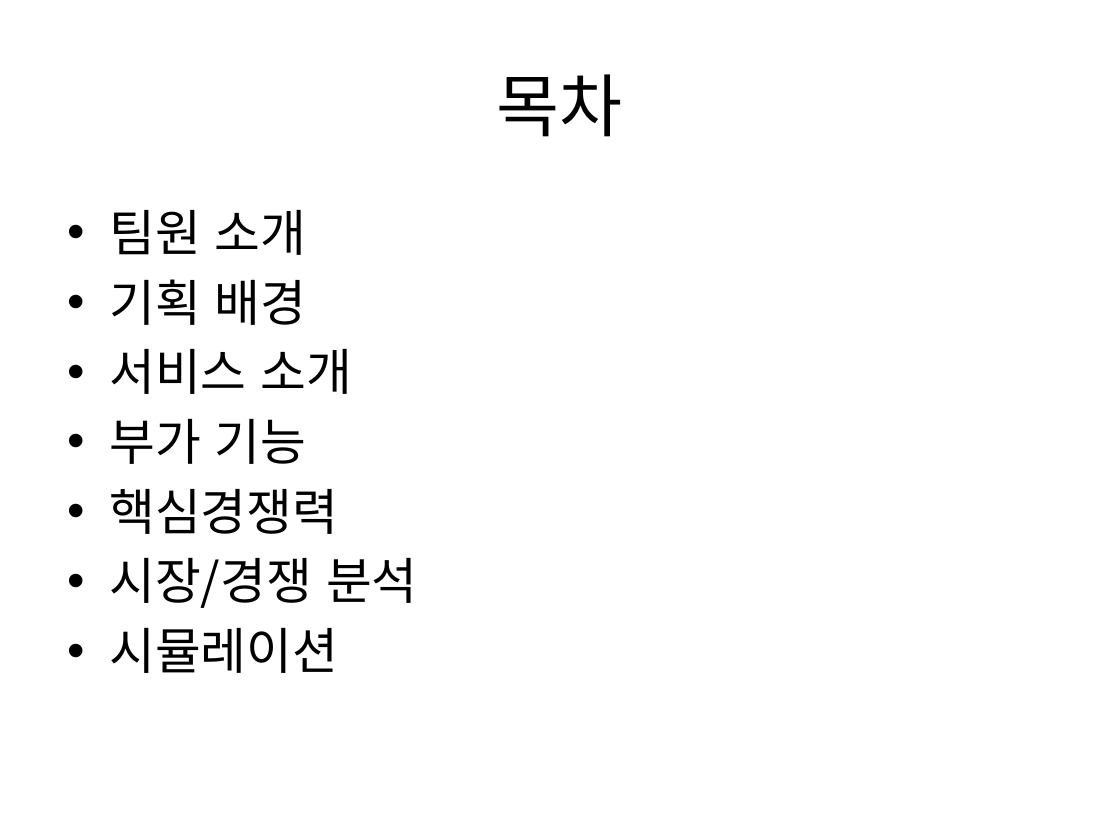
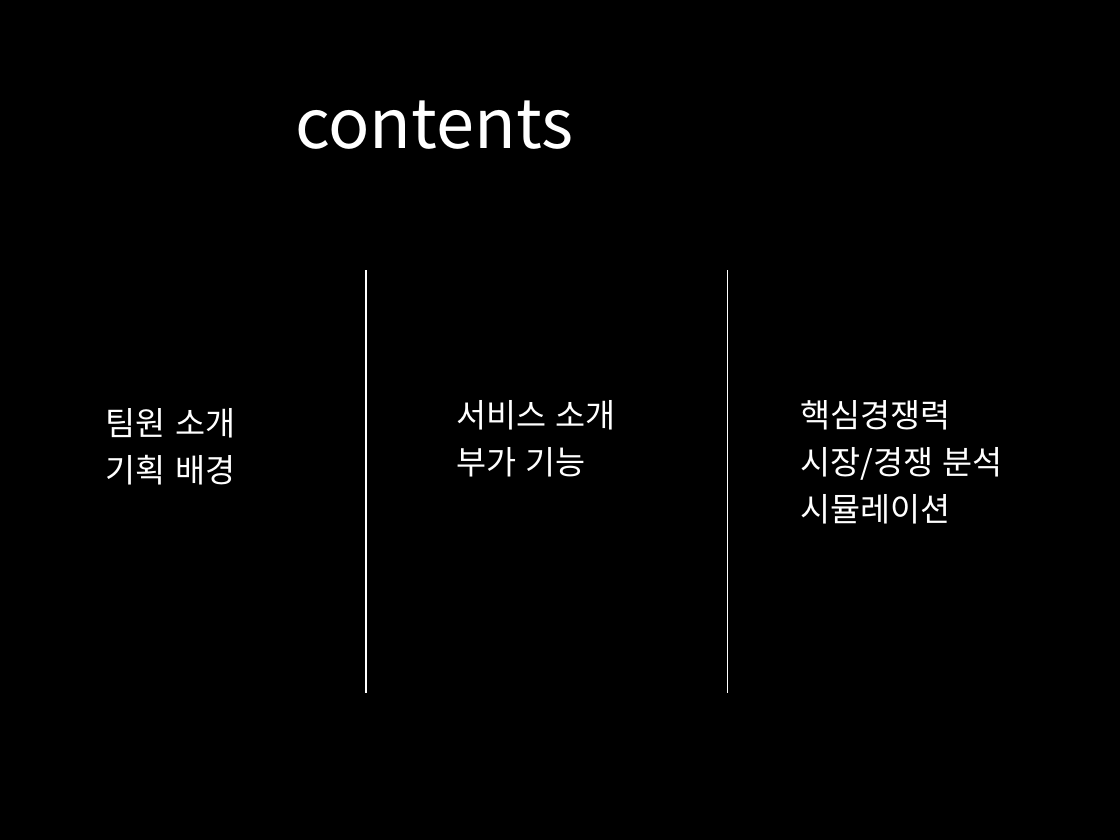
Before and after one commit to pasongsj/ideatone, a slide deck: slide 3 of ideatoneppt.pptx. Drawn at 1120x840 pixels with LibreOffice and Linux fonts; fonts in the diff are those of the drawing. Boxes give left, top, right and bottom in pixels: in the first picture for what was removed or moved away, otherwise in the second. Text is boxed around its words. In the diff, an @@ line names an element or a change of style, - is before the commit and + after.

```diff
--- a/ideatoneppt.pptx
+++ b/ideatoneppt.pptx
@@ background #FFFFFF to #000000 @@
@@ title removed at box(497, 74, 623, 137) @@
-목차
@@ title added at box(295, 100, 573, 149), 44 pt, text #FFFFFF @@
+contents
@@ line added from (366, 270) to (366, 693), #FFFFFF 1 pt @@
@@ line added from (728, 270) to (728, 693), #FFFFFF 1 pt @@
@@ text "팀원 소개": place and size @@
-text "팀원 소개" at box(109, 210, 418, 673)
+text "팀원 소개" at box(106, 408, 235, 485)
@@ text "팀원 소개" at box(106, 408, 235, 485): size 32 to 21 pt, text colour #000000 to #FFFFFF; bullet • to none; line spacing 1 to 0.9; more space between paragraphs; vertical alignment top to middle @@
@@ text at box(109, 349, 418, 673): paragraphs removed @@
-• 서비스 소개
-• 부가 기능
-• 핵심경쟁력
-• 시장/경쟁 분석
-• 시뮬레이션
@@ text added at box(457, 400, 616, 477), 21 pt, text #FFFFFF @@
+서비스 소개
+부가 기능
@@ text added at box(801, 400, 1003, 524), 21 pt, text #FFFFFF @@
+핵심경쟁력
+시장/경쟁 분석
+시뮬레이션
```
Also in this commit, not shown: 17 other slides changed, 2 slides added, 3 slides removed, 1 other file.
